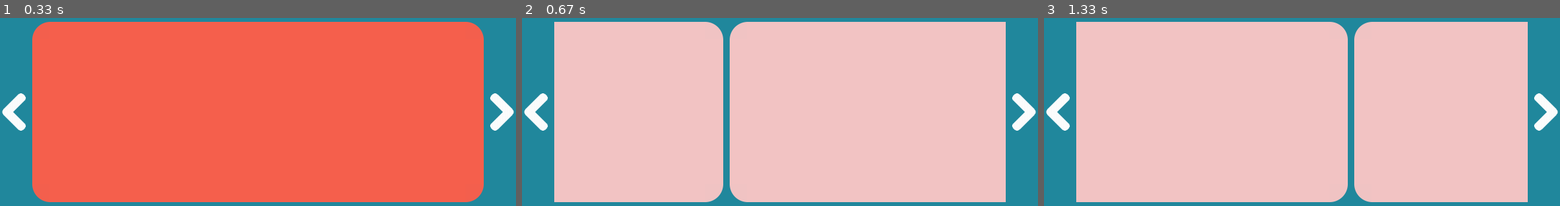
Above: before the commit, frames 1-3 (left to right).
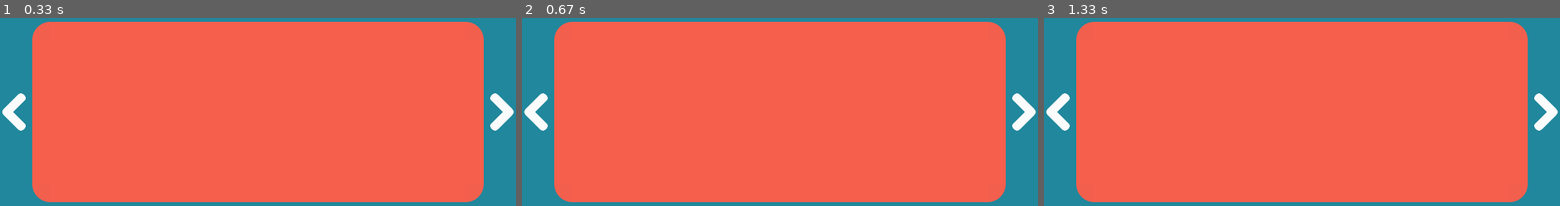
Above: after the commit, the same moments.

Repository: anxuae/pygame-imslider
Game: pygame game, started from pygame_imslider/examples/fade.py
Same seed, same stepped clock (60 frames per second), same inputs: the game is played once before the commit and once after it.
Inputs (mouse positions are in pixels of both pictures, inside the frame that each line leads up to):
- Up to frame 1 (0.33 s): no input
- Up to frame 2 (0.67 s): press the mouse at (532, 112) at 0.37 s; move the mouse to (645, 85) at 0.47 s; release the mouse at (759, 59) at 0.6 s
- Up to frame 3 (1.33 s): press the mouse at (1549, 112) at 0.7 s; move the mouse to (1446, 132) at 0.8 s; release the mouse at (1343, 153) at 0.93 s; press the mouse at (1549, 112) at 1.03 s; move the mouse to (1467, 96) at 1.13 s; release the mouse at (1384, 83) at 1.27 s

Frame 1 is identical in both runs. In frame 2, 84% of the frame differs, in the area x 6-94%, y 2-98%; in frame 3, 84%.

Commit message:
Add animation function

Diff:
--- a/pygame_imslider/__init__.py
+++ b/pygame_imslider/__init__.py
@@ -3,6 +3,6 @@
 """Flexible images slider highly customizable for pygame."""
 
 from .slider import ImSlider, STYPE_SLIDE, STYPE_LOOP, STYPE_FADE
-from .renderers import SliderRenderer
+from .renderers import ImSliderRenderer
 
 __version__ = '0.0.1'
--- /dev/null
+++ b/pygame_imslider/animations.py
@@ -0,0 +1,108 @@
+# -*- coding: utf-8 -*-
+
+import pygame
+
+
+class Animation(object):
+
+    def __init__(self, duration):
+        self.time = 0
+        self.duration = duration
+        self.finished = False
+
+    def __call__(self, slide, dt):
+        """Update slide according to the current time increased by dt.
+
+        :param slide: slide to animate
+        :type slide: :py:class:`pygame.DirtySprite`
+        :param dt: elapsed time since last call
+        :type dt: int
+        """
+        if self.finished:
+            return
+        self.time += dt
+        self._apply(slide)
+
+    def _apply(self, slide):
+        raise NotImplementedError
+
+
+class TransposeAnimation(Animation):
+
+    """Transpose to the position.
+
+    :param x: X coordinate to move to
+    :type x: int
+    :param y: Y coordinate to move to
+    :type y: int
+    :param duration: animation duration in second (0 = instantaneous)
+    :type duration: int
+    """
+
+    def __init__(self, x, y, duration):
+        super(TransposeAnimation, self).__init__(duration)
+        self.destination = pygame.math.Vector2(x, y)
+        self.velocity = None
+
+    def _apply(self, slide):
+        if self.duration <= 0:
+            slide.set_position(*self.destination)
+            self.finished = True
+
+        # Initialize velocity according to distance between current position and
+        # destination
+        if not self.velocity:
+            self.velocity = (self.destination - slide.rect.topleft) / self.duration
+
+        new_pos = slide.rect.topleft + self.velocity * self.time
+
+        # Ensure that destination is not overrun
+        if (self.velocity.x > 0 and new_pos.x > self.destination.x)\
+                or (self.velocity.x < 0 and new_pos.x < self.destination.x):
+            new_pos.x = self.destination.x
+        if (self.velocity.y > 0 and new_pos.y > self.destination.y)\
+                or (self.velocity.y < 0 and new_pos.y < self.destination.y):
+            new_pos.y = self.destination.y
+
+        slide.set_position(*new_pos)
+        if slide.rect.topleft == self.destination:
+            self.finished = True
+
+
+class FadeAnimation(Animation):
+
+    """Change image alpha.
+
+    :param to_alpha: alpha value between 0 (tranparent) -> 255 (opaque)
+    :type to_alpha: int
+    :param duration: animation duration in second (0 = instantaneous)
+    :type duration: int
+    """
+
+    def __init__(self, to_alpha, duration):
+        super(FadeAnimation, self).__init__(duration)
+        assert to_alpha >= 0 and to_alpha <= 255
+        self.to_alpha = to_alpha
+        self.velocity = None
+
+    def _apply(self, slide):
+        if self.duration <= 0:
+            slide.image.set_alpha(self.to_alpha)
+            slide.dirty = True
+            self.finished = True
+
+        if not self.velocity:
+            self.velocity = (self.to_alpha - slide.image.get_alpha()) / self.duration
+
+        new_alpha = slide.image.get_alpha() + self.velocity * self.time
+
+        # Ensure that max alpha is not overrun
+        if new_alpha < 0:
+            new_alpha = 0
+        elif new_alpha > 255:
+            new_alpha = 255
+
+        slide.image.set_alpha(new_alpha)
+        slide.dirty = True
+        if slide.new_alpha == self.to_alpha:
+            self.finished = True
--- /dev/null
+++ b/pygame_imslider/layouts.py
@@ -0,0 +1,150 @@
+# -*- coding: utf-8 -*-
+
+import pygame
+from .animations import TransposeAnimation, FadeAnimation
+
+
+class SlidesLayout(pygame.sprite.LayeredDirty):
+
+    def __init__(self, per_page, focus, padding=10):
+        super(SlidesLayout, self).__init__()
+        self.rect = pygame.Rect((0, 0), (10, 10))
+        self.per_page = per_page
+        self.focus = focus
+        self.padding = padding
+        self.selection = 0
+        self.set_clip(pygame.Rect((0, 0), (10, 10)))
+
+    @property
+    def last_idx(self):
+        return len(self.sprites()) - 1
+
+    def set_position(self, x, y):
+        """Set the background position.
+
+        :param x: position x
+        :type x: int
+        :param y: position y
+        :type y: int
+        """
+        self.rect.topleft = (x, y)
+        self.get_clip().topleft = (x + self.padding, y + self.padding)
+
+    def set_size(self, width, height):
+        """Set the background size.
+
+        :param width: background width
+        :type width: int
+        :param height: background height
+        :type height: int
+        """
+        self.rect.size = (width, height)
+        self.get_clip().size = (width - 2 * self.padding, height - 2 * self.padding)
+        slide_width = (width - ((1 + self.per_page) * self.padding)) // self.per_page
+        slide_height = height - 2 * self.padding
+        pos = self.padding
+        for slide in self.sprites():
+            slide.set_position(self.rect.x + pos, self.rect.y + self.padding)
+            slide.set_size(slide_width, slide_height)
+            pos += slide_width + self.padding
+
+    def set_selection(self, pos=None, step=None):
+        """Change selected slide to next one.
+
+        :param pos: got to the
+        :type pos: int
+        :param step: how many slides to move the selection
+        :type step: int
+        """
+        if pos is not None and step is not None:
+            raise ValueError("Both position and step can not be specified.")
+
+        if self.sprites():
+            self.get_sprite(self.selection).set_selected(0)
+            if pos is not None:
+                assert pos >= 0 and pos < len(self.sprites())
+                self.selection = pos
+            if step is not None:
+                self.selection += step
+                self.selection %= len(self.sprites())
+
+            if self.focus:
+                self.get_sprite(self.selection).set_selected(1)
+
+    def is_animated(self):
+        """Return True if only one slide is currently annimated.
+        """
+        for slide in self.sprites():
+            if slide.is_animated():
+                return True
+        return False
+
+    def get_visibles(self):
+        """Return the list of visible slide indexes.
+        """
+        return [idx for idx, slide in enumerate(self.sprites())
+                if self.get_clip().colliderect(slide.rect)]
+
+    def got_to_selection_forward(self, duration, center=False):
+        """Move forward all slides to ensure that selection is visible.
+
+        :param duration: animation duration in second (0 = instantaneous)
+        :type duration: int
+        :param center: center on surface the selected slide (when possible)
+        :type center: bool
+        """
+        visibles = self.get_visibles()
+        if center:
+            current = visibles[len(visibles) // 2]
+        else:
+            current = visibles[0]
+
+        step = current - self.selection
+        if step < 0:
+            # Ensure to not go after last index
+            step = max(step, visibles[-1] - self.last_idx)
+
+        if step > 0:
+            # Fast backward to begining
+            step = min(step, len(self.sprites()) - len(visibles))
+
+        for slide in self.sprites():
+            pos = slide.rect.x + step * (slide.rect.width + self.padding)
+            slide.add_animation(TransposeAnimation(pos, slide.rect.y, duration))
+
+    def got_to_selection_backward(self, duration, center=False):
+        """Move backward all slides to ensure that selection is visible.
+
+        :param duration: animation duration in second (0 = instantaneous)
+        :type duration: int
+        :param center: center on surface the selected slide (when possible)
+        :type center: bool
+        """
+        visibles = self.get_visibles()
+        if center:
+            current = visibles[len(visibles) // 2]
+        else:
+            current = visibles[0]
+
+        step = current - self.selection
+        if step > 0:
+            # Ensure to not go after first index
+            step = min(step, visibles[0])
+
+        if step < 0:
+            # Fast forward to the end
+            step = max(step, visibles[-1] - self.last_idx)
+
+        for slide in self.sprites():
+            pos = slide.rect.x + step * (slide.rect.width + self.padding)
+            slide.add_animation(TransposeAnimation(pos, slide.rect.y, duration))
+
+
+class SlidesLayoutLoop(SlidesLayout):
+
+    pass
+
+
+class SlidesLayoutFade(SlidesLayout):
+
+    pass
--- a/pygame_imslider/renderers.py
+++ b/pygame_imslider/renderers.py
@@ -87,9 +87,9 @@
     return surface.blit(shape, rect)
 
 
-class SliderRenderer(object):
+class ImSliderRenderer(object):
 
-    """A SliderRenderer is in charge of image slider rendering.
+    """ImSliderRenderer is in charge of image slider rendering.
 
     It handles keyboard rendering properties such as color or padding,
     and provides several rendering methods.
@@ -173,14 +173,14 @@
             surface.fill(self.background_color)
 
 
-SliderRenderer.DEFAULT = SliderRenderer(
+ImSliderRenderer.DEFAULT = ImSliderRenderer(
     arrow_color=((255, 255, 255), (54, 54, 54)),
     slide_color=(242, 195, 195),
     selection_color=(245, 95, 76),
     background_color=(32, 135, 156),
 )
 
-SliderRenderer.DARK = SliderRenderer(
+ImSliderRenderer.DARK = ImSliderRenderer(
     arrow_color=((182, 183, 184), (124, 183, 62)),
     slide_color=(255, 255, 255),
     selection_color=(124, 183, 62),
--- a/pygame_imslider/slider.py
+++ b/pygame_imslider/slider.py
@@ -2,8 +2,9 @@
 
 import os.path as osp
 import pygame
+from .layouts import SlidesLayout, SlidesLayoutLoop, SlidesLayoutFade
 from .sprites import Background, Arrow, Slide
-from .renderers import SliderRenderer
+from .renderers import ImSliderRenderer
 
 # Joystick controls
 JOYHAT_UP = (0, 1)
@@ -17,126 +18,6 @@
 STYPE_LOOP = 'loop'
 # Change slides with fade transition
 STYPE_FADE = 'fade'
-
-
-class SlidesLayout(pygame.sprite.LayeredDirty):
-
-    def __init__(self, per_page, focus, padding=10):
-        super(SlidesLayout, self).__init__()
-        self.rect = pygame.Rect((0, 0), (10, 10))
-        self.clip = pygame.Rect((0, 0), (10, 10))
-        self.per_page = per_page
-        self.focus = focus
-        self.padding = padding
-        self.selection = 0
-        self.set_clip(self.clip)
-
-    @property
-    def last_idx(self):
-        return len(self.sprites()) - 1
-
-    def set_position(self, x, y):
-        """Set the background position.
-
-        :param x: position x
-        :type x: int
-        :param y: position y
-        :type y: int
-        """
-        self.rect.topleft = (x, y)
-        self.clip.topleft = (x + self.padding, y + self.padding)
-
-    def set_size(self, width, height):
-        """Set the background size.
-
-        :param width: background width
-        :type width: int
-        :param height: background height
-        :type height: int
-        """
-        self.rect.size = (width, height)
-        self.clip.size = (width - 2 * self.padding, height - 2 * self.padding)
-        slide_width = (width - ((1 + self.per_page) * self.padding)) // self.per_page
-        slide_height = height - 2 * self.padding
-        pos = self.padding
-        for slide in self.sprites():
-            slide.set_position(self.rect.x + pos, self.rect.y + self.padding)
-            slide.set_size(slide_width, slide_height)
-            pos += slide_width + self.padding
-
-    def set_selection(self, pos=None, step=None):
-        """Change selected slide to next one.
-
-        :param pos: got to the
-        :type pos: int
-        :param step: how many slides to move the selection
-        :type step: int
-        """
-        if pos is not None and step is not None:
-            raise ValueError("Both position and step can not be specified.")
-
-        if self.sprites():
-            self.get_sprite(self.selection).set_selected(0)
-            if pos is not None:
-                assert pos >= 0 and pos < len(self.sprites())
-                self.selection = pos
-            if step is not None:
-                self.selection += step
-                self.selection %= len(self.sprites())
-
-            if self.focus:
-                self.get_sprite(self.selection).set_selected(1)
-
-    def is_moving(self):
-        for slide in self.sprites():
-            if slide.is_moving():
-                return True
-        return False
-
-    def get_visibles(self):
-        return [elem for elem in enumerate(self.sprites()) if self.clip.colliderect(elem[1].rect)]
-
-    def got_to_selection_forward(self, center=False):
-        visibles = self.get_visibles()
-        if center:
-            current = visibles[len(visibles) // 2][0]
-        else:
-            current = visibles[0][0]
-
-        step = current - self.selection
-        if step < 0:
-            # Ensure to not go after last index
-            step = max(step, visibles[-1][0] - self.last_idx)
-
-        if step > 0:
-            # Back to begining
-            step = min(step, len(self.sprites()) - len(visibles))
-
-        for slide in self.sprites():
-            pos = slide.rect.x + step * (slide.rect.width + self.padding)
-            slide.set_destination(pos, slide.rect.y, 5)
-
-    def got_to_selection_backward(self, center=False):
-        visibles = self.get_visibles()
-        if center:
-            current = visibles[len(visibles) // 2][0]
-        else:
-            current = visibles[0][0]
-
-        step = current - self.selection
-        if step > 0:
-            # Ensure to not go after first index
-            step = min(step, visibles[0][0])
-
-        step = max(current - self.selection, visibles[-1][0] - self.last_idx)
-        for slide in self.sprites():
-            pos = slide.rect.x + step * (slide.rect.width + self.padding)
-            slide.set_destination(pos, slide.rect.y, 5)
-
-
-class SlidesLayoutLoop(SlidesLayout):
-
-    pass
 
 
 class ImSlider(object):
@@ -159,12 +40,12 @@
     :param rewind: whether to rewind a slider before the first slide or after the
                    last one. In "loop" stype, this option is ignored.
     :type rewind: bool
-    :param speed: transition speed in seconds.
+    :param speed: transition duration in seconds.
     :type speed: int
     """
 
     def __init__(self, size, stype=STYPE_SLIDE, per_page=1, per_move=0, focus=True,
-                 rewind=False, speed=0.4, renderer=SliderRenderer.DEFAULT):
+                 rewind=False, speed=2, renderer=ImSliderRenderer.DEFAULT):
         self.clock = pygame.time.Clock()
         self.size = size
         self.stype = stype
@@ -176,6 +57,8 @@
         self.eraser = None
         if stype == STYPE_LOOP:
             self.slides_layout = SlidesLayoutLoop(self.per_page, self.focus)
+        elif stype == STYPE_FADE:
+            self.slides_layout = SlidesLayoutFade(self.per_page, self.focus)
         else:
             self.slides_layout = SlidesLayout(self.per_page, self.focus)
 
@@ -185,6 +68,7 @@
         here = osp.dirname(osp.abspath(__file__))
         self.arrows = (Arrow(osp.join(here, "left.png"), self.renderer),
                        Arrow(osp.join(here, "right.png"), self.renderer))
+        self.pressed_repeat_time = 0.4
 
         self.sprites = pygame.sprite.LayeredDirty()
         self.sprites.add(self.background, layer=0)
@@ -297,11 +181,20 @@
         :type events: list
         """
         dt = self.clock.tick() / 1000  # Amount of seconds between each loop.
-        self.sprites.update(events)
+        self.sprites.update(events, dt)
         self.slides_layout.update(events, dt)
 
-        if self.slides_layout.is_moving():
-            return
+        if self.slides_layout.is_animated():
+            return  # Let's finish the current animations
+
+        if self.arrows[0].pressed_time > self.pressed_repeat_time:
+            self.arrows[0].pressed_time = 0
+            self.on_previous()
+            return  # Left arrow stay pressed
+        elif self.arrows[1].pressed_time > self.pressed_repeat_time:
+            self.arrows[1].pressed_time = 0
+            self.on_next()
+            return  # Right arrow stay pressed
 
         for event in events:
             if event.type == pygame.MOUSEBUTTONDOWN\
@@ -334,19 +227,19 @@
                 or (len(self.slides_layout) <= self.per_page and self.per_move >= self.per_page):
             # Only one page
             for i in range(2):
-                if self.arrows[i].visible == 1:
+                if self.arrows[i].visible:
                     self.arrows[i].visible = 0
         elif self.stype != STYPE_LOOP and not self.rewind:
-            if self.slides_layout.selection == 0 and self.arrows[0].visible == 1:
+            if self.slides_layout.selection == 0 and self.arrows[0].visible:
                 self.arrows[0].visible = 0
 
-            if self.slides_layout.selection != 0 and self.arrows[0].visible == 0:
+            if self.slides_layout.selection != 0 and not self.arrows[0].visible:
                 self.arrows[0].visible = 1
 
-            if self.slides_layout.selection == self.slides_layout.last_idx and self.arrows[1].visible == 1:
+            if self.slides_layout.selection == self.slides_layout.last_idx and self.arrows[1].visible:
                 self.arrows[1].visible = 0
 
-            if self.slides_layout.selection != self.slides_layout.last_idx and self.arrows[1].visible == 0:
+            if self.slides_layout.selection != self.slides_layout.last_idx and not self.arrows[1].visible:
                 self.arrows[1].visible = 1
 
     def on_previous(self):
@@ -355,15 +248,15 @@
         if self.stype == STYPE_LOOP or self.rewind:
             # Loop, don't check limites
             self.slides_layout.set_selection(step=-self.per_move)
-            self.slides_layout.got_to_selection_backward(self.focus == 'center')
+            self.slides_layout.got_to_selection_backward(self.speed, self.focus == 'center')
         elif self.slides_layout.selection - self.per_move >= 0:
             # Move to given slide
             self.slides_layout.set_selection(step=-self.per_move)
-            self.slides_layout.got_to_selection_backward(self.focus == 'center')
+            self.slides_layout.got_to_selection_backward(self.speed, self.focus == 'center')
         elif self.slides_layout.selection != 0:
             # Go to the first slide
             self.slides_layout.set_selection(pos=0)
-            self.slides_layout.got_to_selection_backward(self.focus == 'center')
+            self.slides_layout.got_to_selection_backward(self.speed, self.focus == 'center')
 
         self.update_arrows()
 
@@ -373,14 +266,14 @@
         if self.stype == STYPE_LOOP or self.rewind:
             # Loop, don't check limites
             self.slides_layout.set_selection(step=self.per_move)
-            self.slides_layout.got_to_selection_forward(self.focus == 'center')
+            self.slides_layout.got_to_selection_forward(self.speed, self.focus == 'center')
         elif self.slides_layout.selection + self.per_move < len(self.slides_layout):
             # Move to given slide
             self.slides_layout.set_selection(step=self.per_move)
-            self.slides_layout.got_to_selection_forward(self.focus == 'center')
+            self.slides_layout.got_to_selection_forward(self.speed, self.focus == 'center')
         elif self.slides_layout.selection != self.slides_layout.last_idx:
             # Go to the last slide
             self.slides_layout.set_selection(pos=self.slides_layout.last_idx)
-            self.slides_layout.got_to_selection_forward(self.focus == 'center')
+            self.slides_layout.got_to_selection_forward(self.speed, self.focus == 'center')
 
         self.update_arrows()
--- a/pygame_imslider/sprites.py
+++ b/pygame_imslider/sprites.py
@@ -67,6 +67,7 @@
         super(Arrow, self).__init__()
         self.renderer = renderer
         self.pressed = 0
+        self.pressed_time = 0
         self.source = pygame.image.load(arrow_path)
         self.rect = pygame.Rect((0, 0), (10, 10))
         self.image = pygame.Surface(self.rect.size, pygame.SRCALPHA, 32)
@@ -108,32 +109,36 @@
             self.renderer.draw_arrow(self.image, self.source, self.pressed)
             self.dirty = 1
 
-    def update(self, events):
+    def update(self, events, dt):
         """Pygame events processing method.
 
         :param events: list of events to process.
         :type events: list
-        """
-        if self.visible == 0:
-            return
+        :param dt: elapsed time since last call
+        :type dt: int
+        """
+        if self.pressed:
+            self.pressed_time += dt
 
         for event in events:
             if event.type == pygame.MOUSEBUTTONDOWN\
                     and event.button in (1, 2, 3):
                 # Don't consider the mouse wheel (button 4 & 5):
-                if self.rect.collidepoint(event.pos):
+                if self.rect.collidepoint(event.pos) and self.visible:
                     self.set_pressed(1)
             elif event.type == pygame.MOUSEBUTTONUP\
                     and event.button in (1, 2, 3):
                 # Don't consider the mouse wheel (button 4 & 5):
                 self.set_pressed(0)
+                self.pressed_time = 0
             elif event.type == pygame.FINGERDOWN:
                 display_size = pygame.display.get_surface().get_size()
                 finger_pos = (event.x * display_size[0], event.y * display_size[1])
-                if self.rect.collidepoint(finger_pos):
+                if self.rect.collidepoint(finger_pos) and self.visible:
                     self.set_pressed(1)
             elif event.type == pygame.FINGERUP:
                 self.set_pressed(0)
+                self.pressed_time = 0
 
 
 class Slide(pygame.sprite.DirtySprite):
@@ -161,15 +166,12 @@
         self.selected = 0
         self.image_path = image_path
         if load:
-            self.source = pygame.image.load(image_path)
+            self.source = pygame.image.load(image_path).convert()
         else:
             self.source = None
         self.rect = pygame.Rect((0, 0), (10, 10))
         self.image = pygame.Surface(self.rect.size, pygame.SRCALPHA, 32)
-
-        self.velocity = pygame.math.Vector2(0, 0)
-        self.destination = pygame.math.Vector2(0, 0)
-        self._time = 0
+        self.animations = []
 
     def set_position(self, x, y):
         """Set the slide position.
@@ -181,8 +183,6 @@
         """
         if self.rect.topleft != (x, y):
             self.rect.topleft = (x, y)
-            self.destination.xy = (x, y)
-            self._time = 0
             self.dirty = 1
 
     def set_size(self, width, height):
@@ -211,43 +211,26 @@
             self.renderer.draw_slide(self.image, self.source, self.selected)
             self.dirty = 1
 
-    def set_destination(self, x, y, speed):
-        """Set slide destination and speed of annimation.
-
-        :param x: X coordinate to move to
-        :type x: int
-        :param y: Y coordinate to move to
-        :type y: int
-        :param speed: animation duration in second
-        :type speed: int
-        """
-        self._time = 0
-        self.destination.xy = (x, y)
-        self.velocity.xy = (x - self.rect.x, y - self.rect.y)
-        self.velocity = self.velocity / speed
-
-    def is_moving(self):
-        """Return True if the slide is moving.
-        """
-        return self.destination.xy != self.rect.topleft
+    def add_animation(self, animation):
+        """Add a new animation. Animations are apply according to the add
+        order. When finished, animation is discarded.
+        """
+        self.animations.append(animation)
+
+    def is_animated(self):
+        """Return True if the slide is currently animated.
+        """
+        return len(self.animations) > 0
 
     def update(self, events, dt):
-        """Pygame events processing method.
+        """Update slide according to current animations.
 
         :param events: list of events to process.
         :type events: list
         :param dt: elapsed time since last call
         :type dt: int
         """
-        if not self.is_moving():
-            return
-
-        self._time += dt
-        self.rect.move_ip(*self.velocity * self._time)
-        if (self.velocity.x > 0 and self.rect.x > self.destination.x)\
-                or (self.velocity.x < 0 and self.rect.x < self.destination.x):
-            self.rect.x = self.destination.x
-        if (self.velocity.y > 0 and self.rect.y > self.destination.y)\
-                or (self.velocity.y < 0 and self.rect.y < self.destination.y):
-            self.rect.y = self.destination.y
-        self.dirty = 1
+        for animation in self.animations[:]:
+            animation(self, dt)
+            if animation.finished:
+                self.animations.remove(animation)
